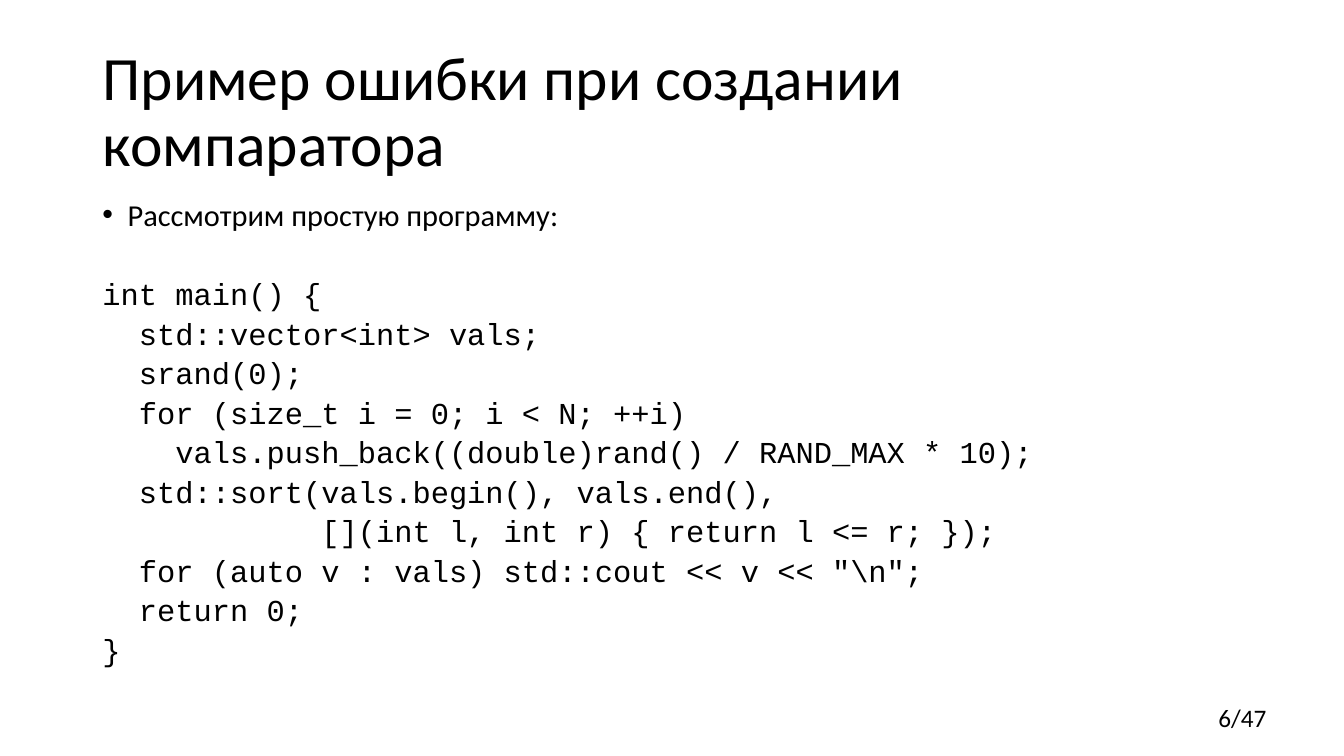
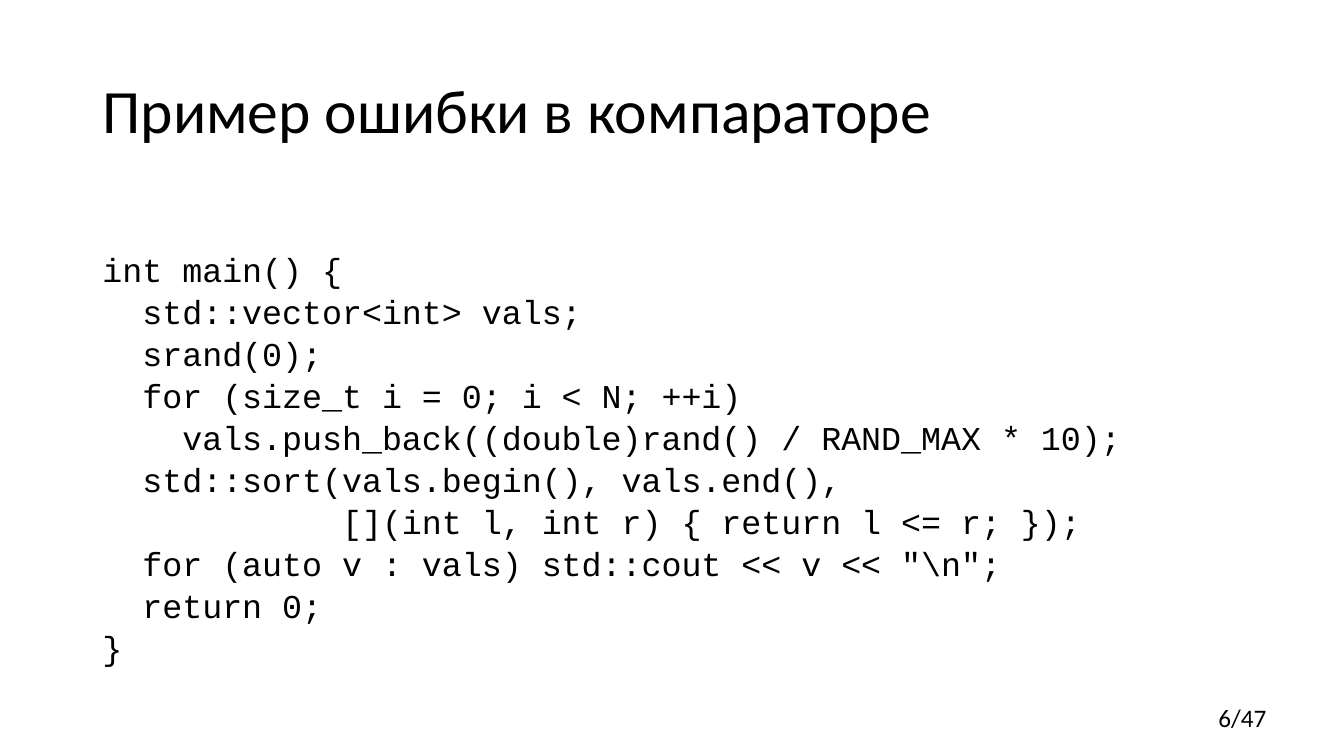
Before and after one commit to yugr/CppRussia, a slide deck: slide 6 of 2023/RU.pptx. Drawn at 1344x756 pixels with LibreOffice and Linux fonts; fonts in the diff are those of the drawing. Boxes give left, top, right and bottom in pixels: in the first picture for what was removed or moved away, otherwise in the second. Text is boxed around its words. In the diff, an @@ line names an element or a change of style, - is before the commit and + after.

```diff
--- a/2023/RU.pptx
+++ b/2023/RU.pptx
@@ title at [102,91,931,143]: text changed @@
-Пример ошибки при создании компаратора
+Пример ошибки в компараторе
@@ text "int main() {" at [102,258,1121,624]: size 21.7 to 23.8 pt @@
@@ text at [128,206,558,231]: paragraph removed @@
-• Рассмотрим простую программу:
```
Also in this commit, not shown: 17 other slides changed, 3 slides added.
